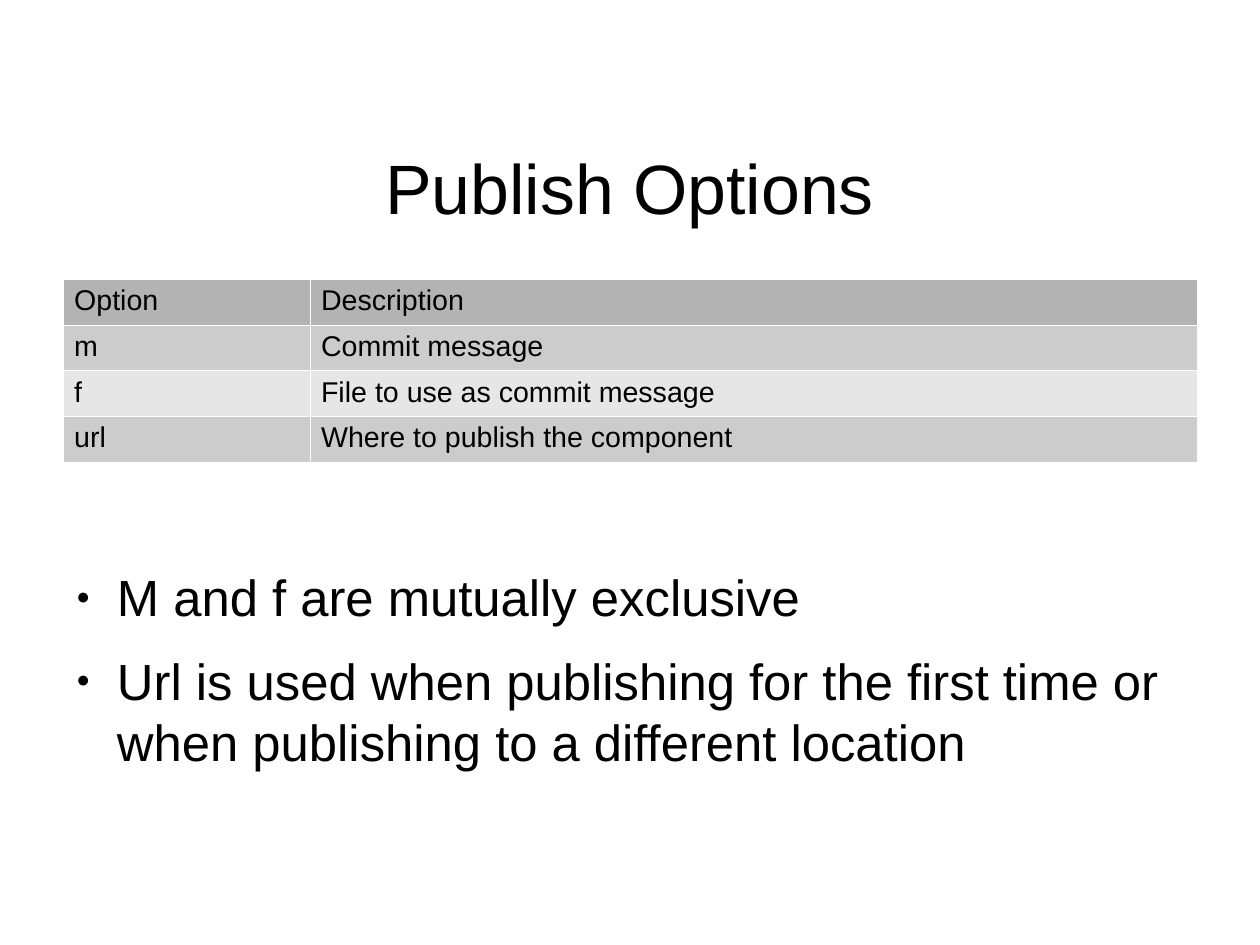
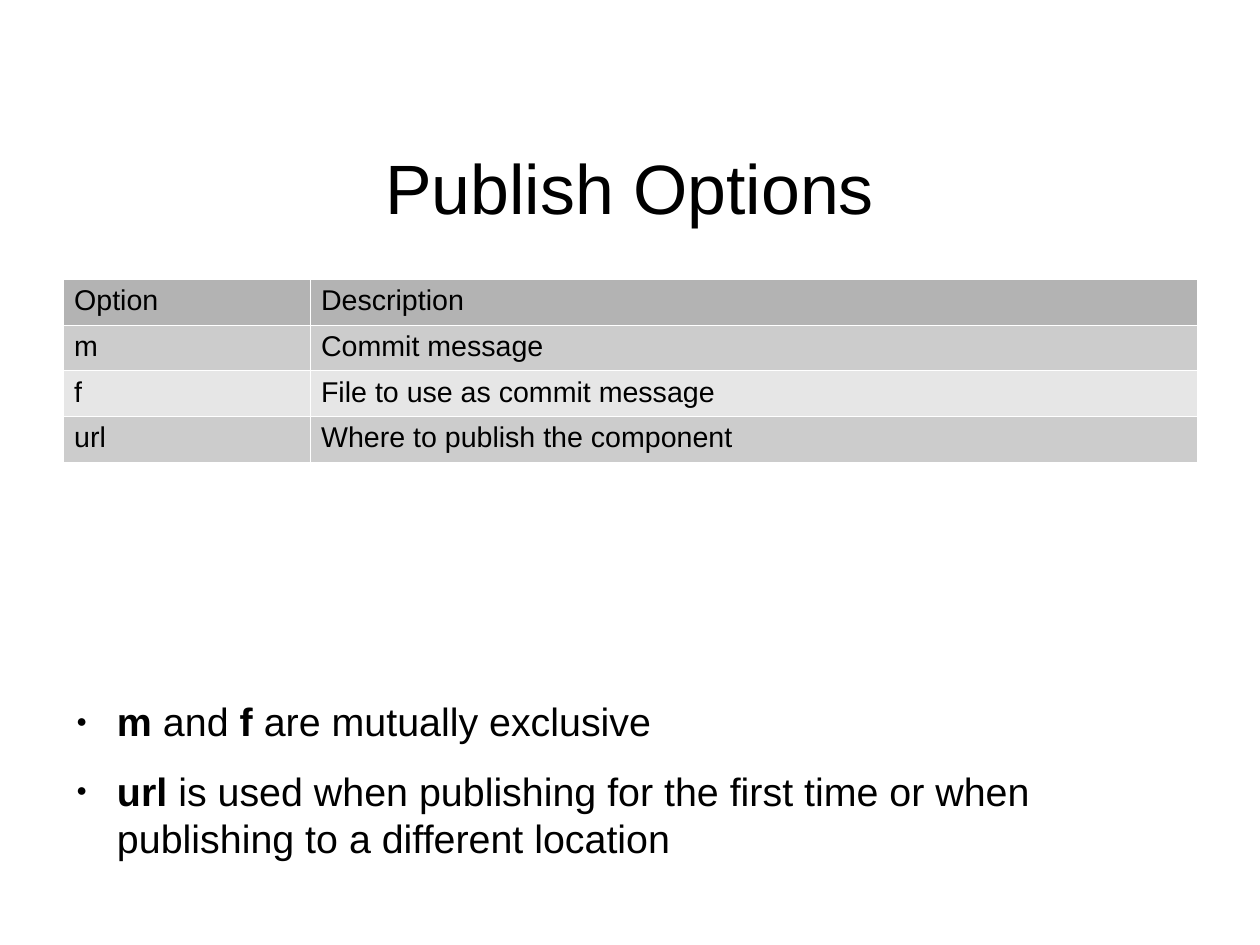
Before and after one commit to jeremiah-c-leary/hdl-component-manager, a slide deck: slide 17 of docs/presentations/hdl-component-manager.odp. Drawn at 1260x945 pixels with LibreOffice and Linux fonts; fonts in the diff are those of the drawing; background and template pictures are left out. Boxes give left, top, right and bottom in pixels: in the first picture for what was removed or moved away, otherwise in the second. Text is boxed around its words. In the diff, an @@ line names an element or a change of style, - is before the commit and + after.

```diff
--- a/docs/presentations/hdl-component-manager.odp
+++ b/docs/presentations/hdl-component-manager.odp
@@ text at [117,707,1029,861]: text changed; size 32 to 24.8 pt @@
-● M and f are mutually exclusive
-● Url is used when publishing for the first time or when publishing to a different location
+● m and f are mutually exclusive
+● url is used when publishing for the first time or when publishing to a different location
```
Also in this commit, not shown: 1 other slide changed, 2 slides added, 3 other files.
